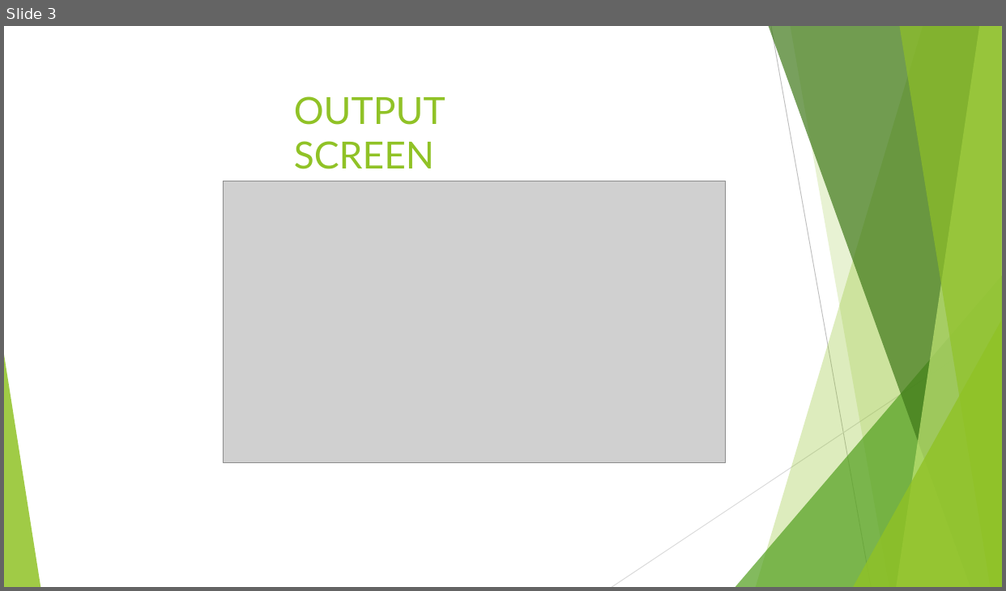
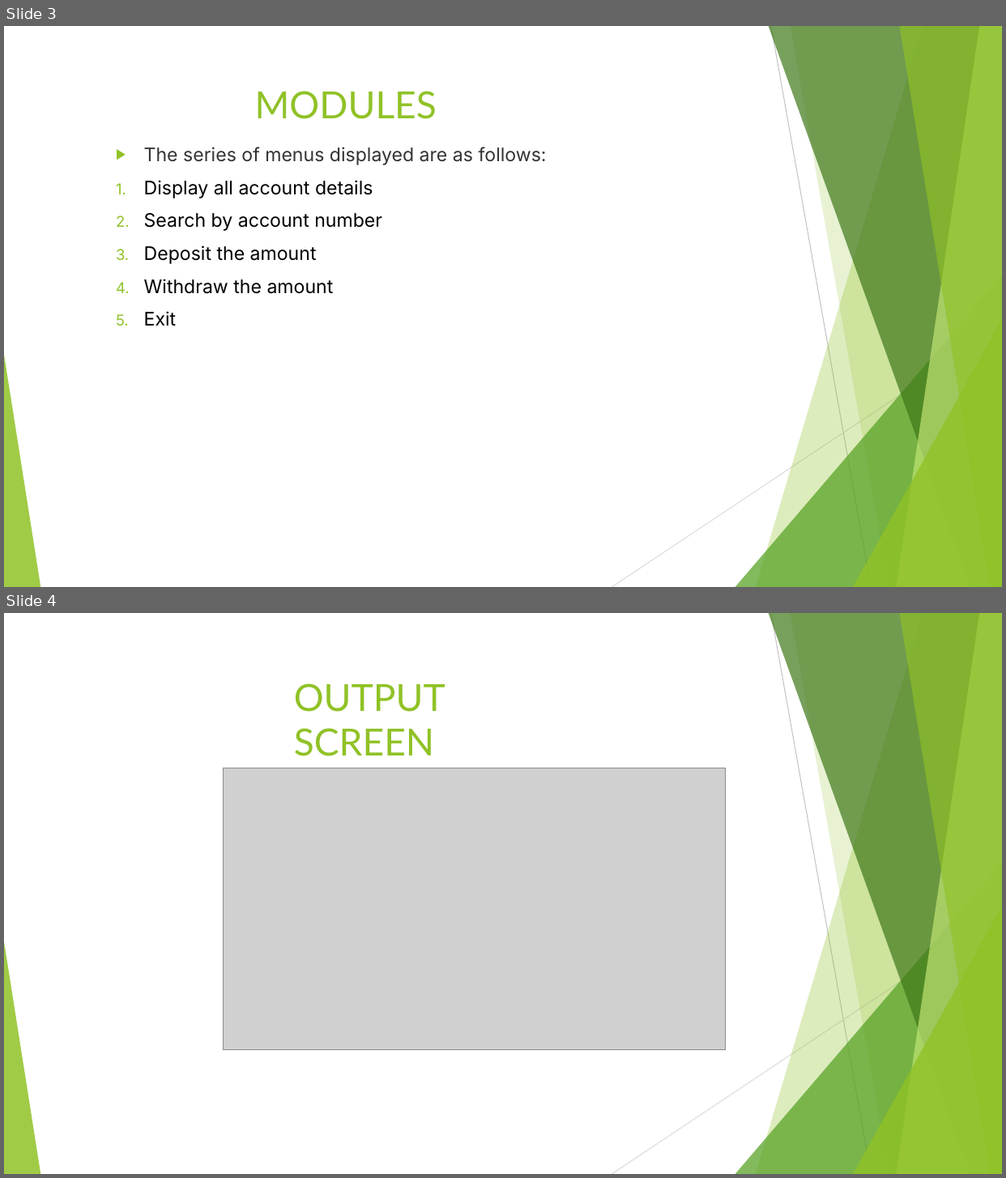
Before and after one commit to PerumbuduruPriyanka/banking-application, a slide deck: Bank application.pptx. Shown one above the other, each under a label of ours: slide 3 before the commit, slides 3 and 4 after it. The pictures are 1006x591 and 1006x1178 pixels, drawn with LibreOffice and Linux fonts; fonts in the diff are those of the drawing; grey boxes stand for pictures. Boxes give left, top, right and bottom in pixels: in the first picture for what was removed or moved away, otherwise in the second. Text is boxed around its words. In the diff, an @@ line names an element or a change of style, - is before the commit and + after.

```diff
--- a/Bank application.pptx
+++ b/Bank application.pptx
@@ slide 3 added at (x1=4, y1=26, x2=1002, y2=587), background #FFFFFF; not listed: 10 template elements that a slide beside it also shows @@
@@ title added at (x1=255, y1=91, x2=437, y2=119), 36 pt, text #90C226 @@
+MODULES
@@ text added at (x1=144, y1=147, x2=547, y2=326), 18 pt, text #000000 @@
+▶ The series of menus displayed are as follows:
+1. Display all account details
+2. Search by account number
+3. Deposit the amount
+4. Withdraw the amount
+5. Exit
@@ what was slide 3 is now slide 4 @@
```
Also in this commit, not shown: 2 slides changed.
